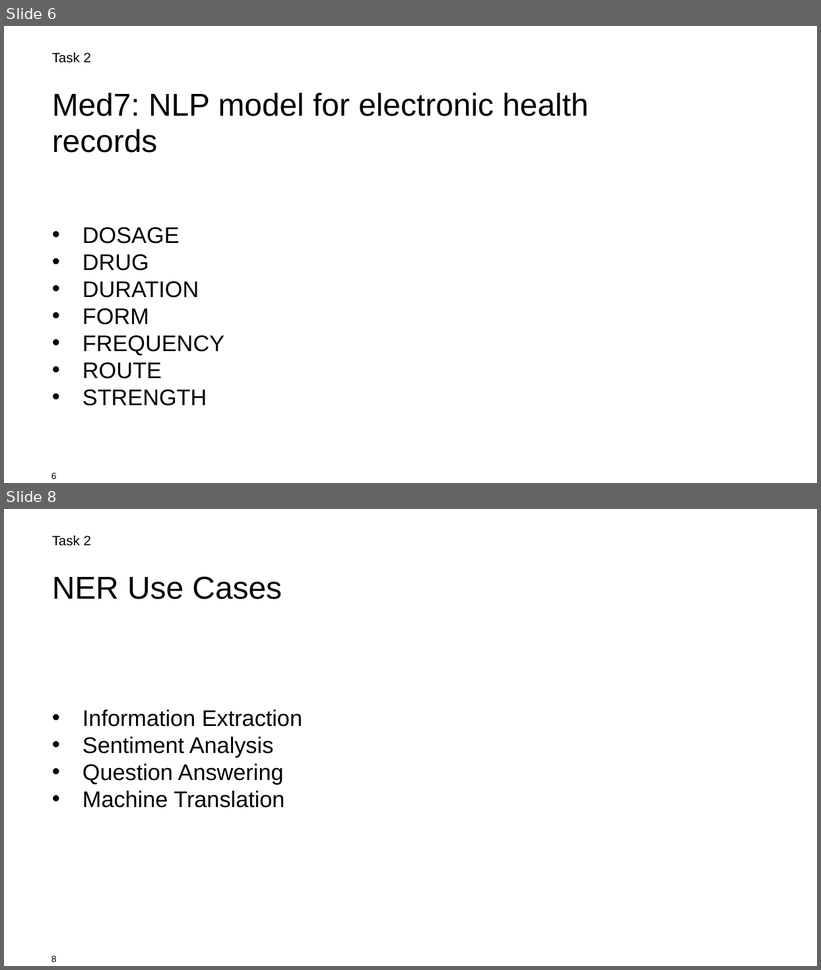
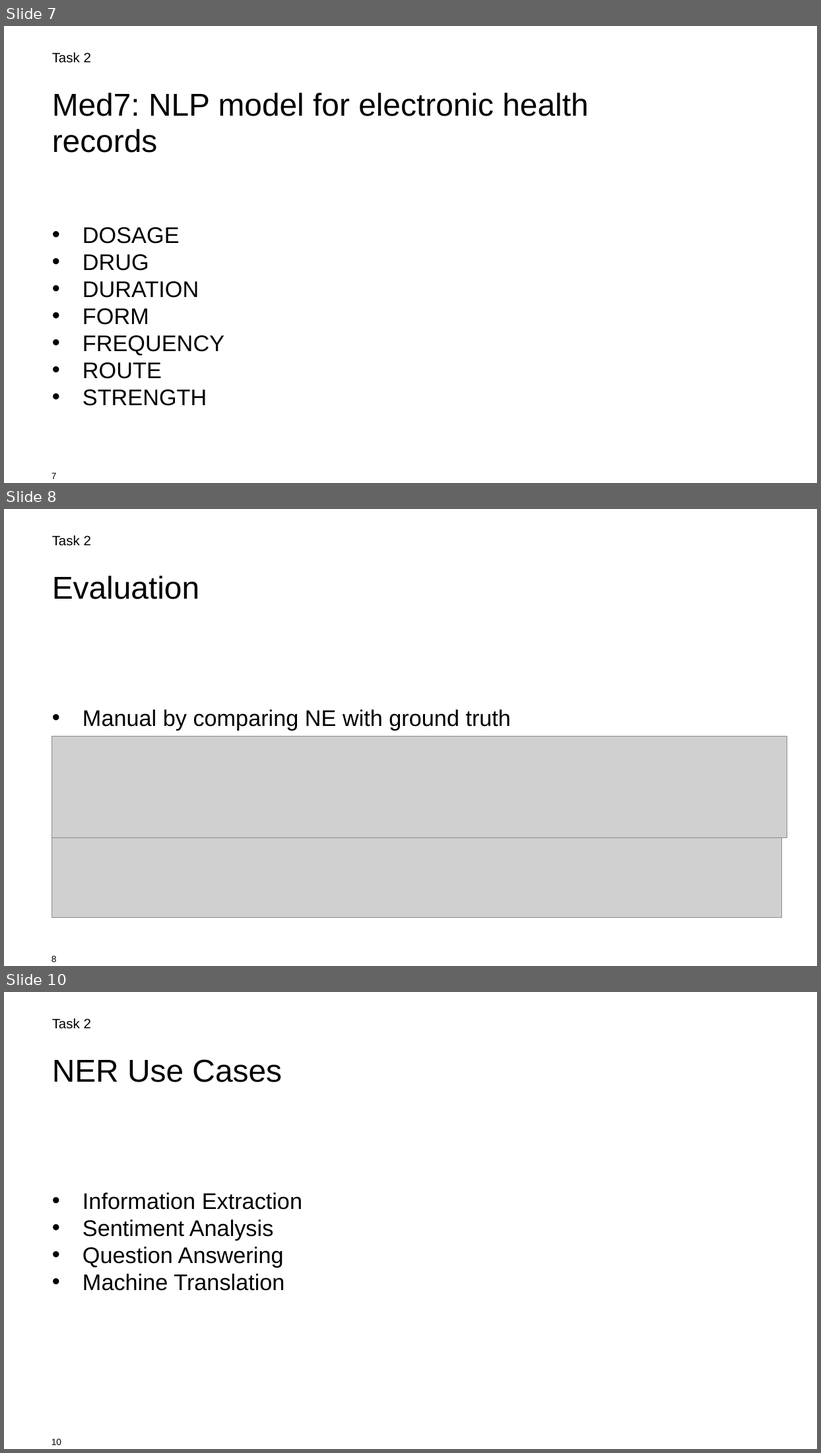
Before and after one commit to vitamys/nlp, a slide deck: Interim_Project_Presentation_GroupC.pptx. Shown one above the other, each under a label of ours: slides 6 and 8 before the commit, slides 7, 8 and 10 after it; the slides between them are not shown. The pictures are 821x970 and 821x1453 pixels, drawn with LibreOffice and Linux fonts; fonts in the diff are those of the drawing; grey boxes stand for pictures; background and template pictures are left out. Boxes give left, top, right and bottom in pixels: in the first picture for what was removed or moved away, otherwise in the second. Text is boxed around its words. In the diff, an @@ line names an element or a change of style, - is before the commit and + after.

Commit message:
task1 ppp

```diff
--- a/Interim_Project_Presentation_GroupC.pptx
+++ b/Interim_Project_Presentation_GroupC.pptx
@@ slide 8 added at [4, 509, 817, 966], background #FFFFFF; not listed: 1 template element that a slide beside it also shows @@
@@ text added at [52, 535, 91, 546], 12 pt, text #000000 @@
+Task 2
@@ title added at [52, 576, 199, 599], 28 pt, text #000000 @@
+Evaluation
@@ text added at [83, 710, 511, 730], 20 pt, text #000000 @@
+• Manual by comparing NE with ground truth
@@ picture added at [52, 737, 787, 838] @@
@@ picture added at [52, 838, 782, 918] @@
@@ what was slide 6 is now slide 7 @@
@@ page number at [52, 473, 57, 479]: text changed @@
-6
+7
@@ what was slide 8 is now slide 10 @@
@@ page number at [52, 1439, 61, 1445]: text changed @@
-8
+10
```
Also in this commit, not shown: 2 slides changed, 1 other slide added.
